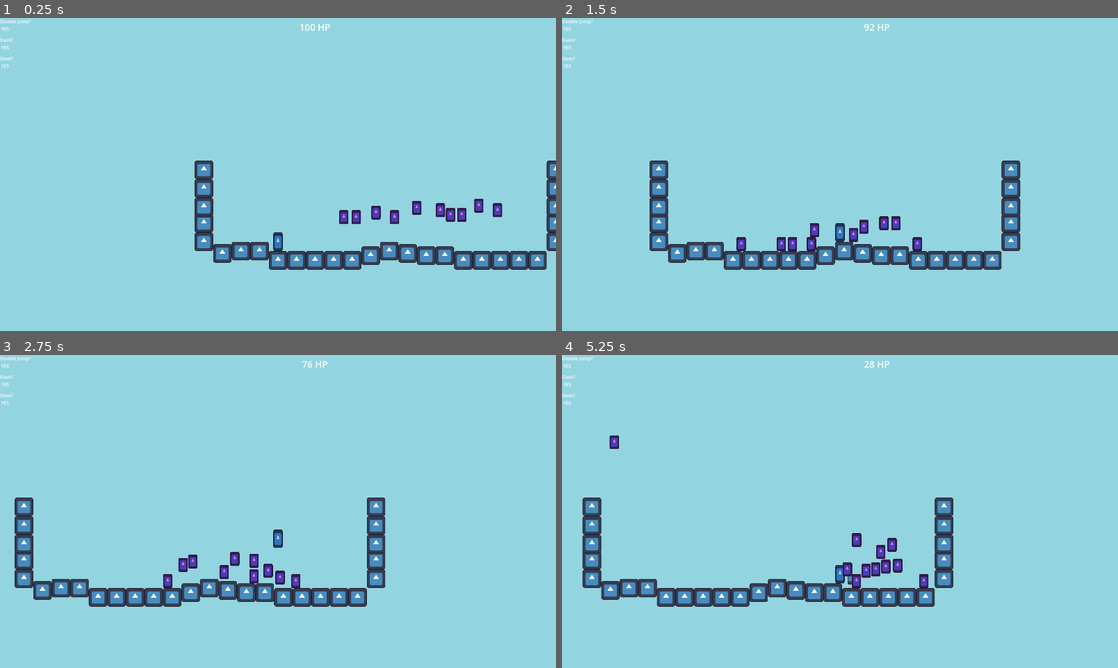
Above: before the commit, frames 1-4 (two rows, left to right).
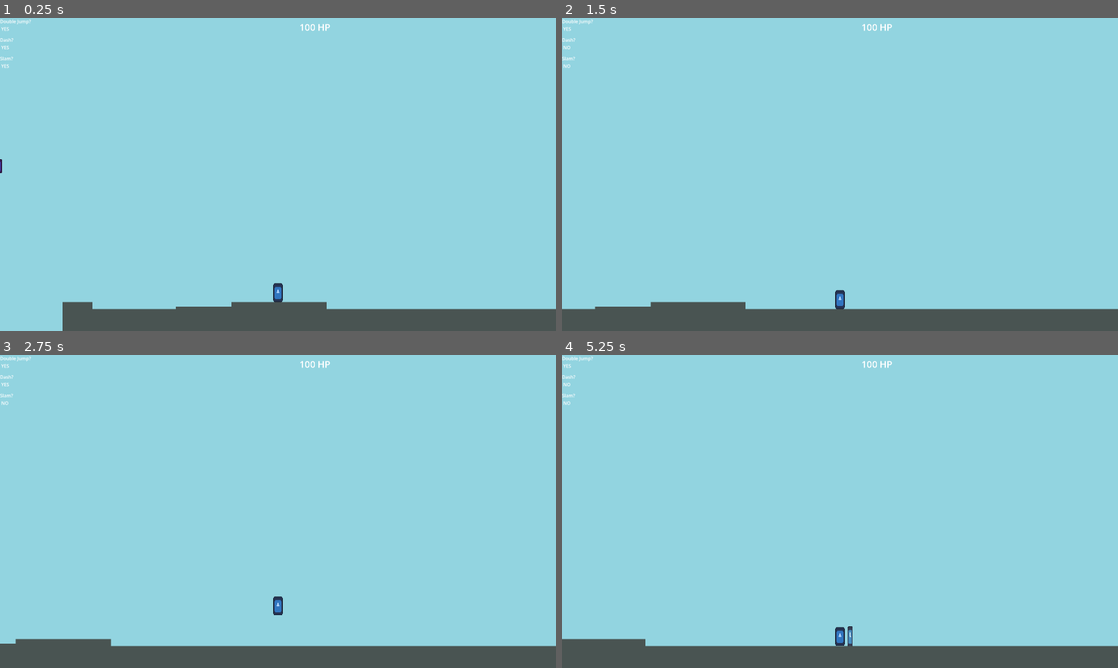
Above: after the commit, the same moments.

Repository: HeroHunterIguess/untitled-wip-game
Game: Godot game, scene res://scenes/worlds/forest_world.tscn
Same seed, same stepped clock (60 frames per second), same inputs: the game is played once before the commit and once after it. Before the commit the project starts from res://scenes/worlds/test_scene.tscn. The engine's default icon, where the game draws it, is replaced by a stand-in: a white triangle on a blue panel in a dark square.
Inputs (mouse positions are in pixels of both pictures, inside the frame that each line leads up to):
- Up to frame 1 (0.25 s): no input
- Up to frame 2 (1.5 s): move the mouse to (962, 158) at 0.52 s; hold D (right) from 0.53 s (still down); tap Shift (dash) at 0.6 s; tap Space (double jump) at 0.77 s; tap F (ground_slam) at 0.8, 1.35 s; move the mouse to (728, 190) at 1.27 s
- Up to frame 3 (2.75 s): tap Space (double jump) at 1.52 s; tap Shift (dash) at 1.55 s; move the mouse to (333, 442) at 2.02 s; release D (right) at 2.03 s; hold A (left) from 2.03 s (still down); tap E (air_freeze) at 2.1 s; tap F (ground_slam) at 2.3 s
- Up to frame 4 (5.25 s): move the mouse to (812, 574) at 2.77 s; release A (left) at 2.78 s; hold D (right) 2.78-4.28 s; tap Shift (dash) at 2.85, 4.55 s; tap Space (double jump) at 3.02, 3.77, 4.52 s; move the mouse to (1006, 558) at 3.52 s; right-click (1006, 558) at 3.6 s; tap F (ground_slam) at 3.8, 4.35 s; move the mouse to (673, 464) at 4.27 s; hold A (left) 4.28-5.03 s; move the mouse to (867, 511) at 5.02 s; hold D (right) from 5.03 s (still down); click (867, 511) at 5.1 s

The runs differ from the first frame. In frame 1, 13% of the frame differs, in the area x 0-100%, y 45-100%; in frame 2, 14%; in frame 3, 14%; in frame 4, 14%, in the area x 0-100%, y 1-100%.

Commit message:
general random changes

Diff:
--- a/project.godot
+++ b/project.godot
@@ -11,7 +11,7 @@
 [application]
 
 config/name="summer game"
-run/main_scene="uid://drb0cfk1apf3u"
+run/main_scene="uid://cfdi5c3dfx8mp"
 config/features=PackedStringArray("4.6", "GL Compatibility")
 config/icon="res://icon.svg"
 
--- a/scenes/worlds/forest_world.tscn
+++ b/scenes/worlds/forest_world.tscn
@@ -1,11 +1,12 @@
 [gd_scene format=3 uid="uid://cfdi5c3dfx8mp"]
 
 [ext_resource type="Texture2D" uid="uid://dwk04sooe337l" path="res://art/temporary art/plain color.png" id="1_i0gcf"]
+[ext_resource type="Script" uid="uid://d1e4xfgpjp5wh" path="res://scripts/game/game_control.gd" id="1_v521s"]
 [ext_resource type="PackedScene" uid="uid://cg767ovvy5ane" path="res://scenes/player.tscn" id="2_kqbx0"]
 [ext_resource type="PackedScene" uid="uid://c1ndh4e5hiqgc" path="res://scenes/ui.tscn" id="3_v521s"]
 
 [sub_resource type="RectangleShape2D" id="RectangleShape2D_caik2"]
-size = Vector2(2944, 80)
+size = Vector2(3904, 80)
 
 [sub_resource type="RectangleShape2D" id="RectangleShape2D_kqbx0"]
 size = Vector2(216, 10)
@@ -17,16 +18,19 @@
 size = Vector2(104, 32)
 
 [node name="forest_world" type="Node2D" unique_id=671118606]
+script = ExtResource("1_v521s")
 
 [node name="Camera2D" type="Camera2D" parent="." unique_id=1616143219]
-position = Vector2(752, 504)
+position = Vector2(872, 112)
+
+[node name="UI" parent="Camera2D" unique_id=337467620 instance=ExtResource("3_v521s")]
 
 [node name="StaticBody2D" type="StaticBody2D" parent="." unique_id=1080901922]
 collision_layer = 3
 collision_mask = 3
 
 [node name="CollisionShape2D" type="CollisionShape2D" parent="StaticBody2D" unique_id=922903905]
-position = Vector2(1472, 616)
+position = Vector2(1952, 616)
 shape = SubResource("RectangleShape2D_caik2")
 
 [node name="CollisionShape2D2" type="CollisionShape2D" parent="StaticBody2D" unique_id=5935330]
@@ -44,8 +48,8 @@
 [node name="temp textures" type="Node" parent="." unique_id=1490719101]
 
 [node name="PlainColor" type="Sprite2D" parent="temp textures" unique_id=1303076728]
-position = Vector2(1472, 616)
-scale = Vector2(3.68, 0.09999999)
+position = Vector2(1951.9999, 616)
+scale = Vector2(4.8799996, 0.09999999)
 texture = ExtResource("1_i0gcf")
 
 [node name="PlainColor2" type="Sprite2D" parent="temp textures" unique_id=1947189449]
@@ -64,6 +68,4 @@
 texture = ExtResource("1_i0gcf")
 
 [node name="player" parent="." unique_id=1754200920 instance=ExtResource("2_kqbx0")]
-position = Vector2(752, 520)
-
-[node name="UI" parent="." unique_id=337467620 instance=ExtResource("3_v521s")]
+position = Vector2(744, 520)
--- a/scripts/autoloads/data.gd
+++ b/scripts/autoloads/data.gd
@@ -10,7 +10,7 @@
 
 
 # what does the player have unlocked
-var has_dash = false
-var has_ground_slam = false
+var has_dash = true
+var has_ground_slam = true
 var has_grenade = false
-var max_jumps = 1
+var max_jumps = 2
--- a/scripts/game/game_control.gd
+++ b/scripts/game/game_control.gd
@@ -1,6 +1,6 @@
 extends Node2D
 
-var start_time = Time.get_unix_time_from_system()
+var start_time = Time.get_unix_time_from_system()-20
 var game_running = true
 
 const enemy_preload = preload("res://scenes/enemy types/basic_enemy.tscn")
@@ -8,13 +8,16 @@
 func _ready():
 	while game_running:
 		# spawn enemies based on time elapsed
-		var amount = (Time.get_unix_time_from_system() - start_time) / 5
+		var amount = (Time.get_unix_time_from_system() - start_time) / 10
 
 		print(amount)
 
 		for i in range(amount):
 			var enemy = enemy_preload.instantiate()
 			add_child(enemy)
+			var screen_width = get_viewport().size.x
+
+
 
 		# wait arbitrary amount of time then spawn more
 		await get_tree().create_timer(5).timeout
